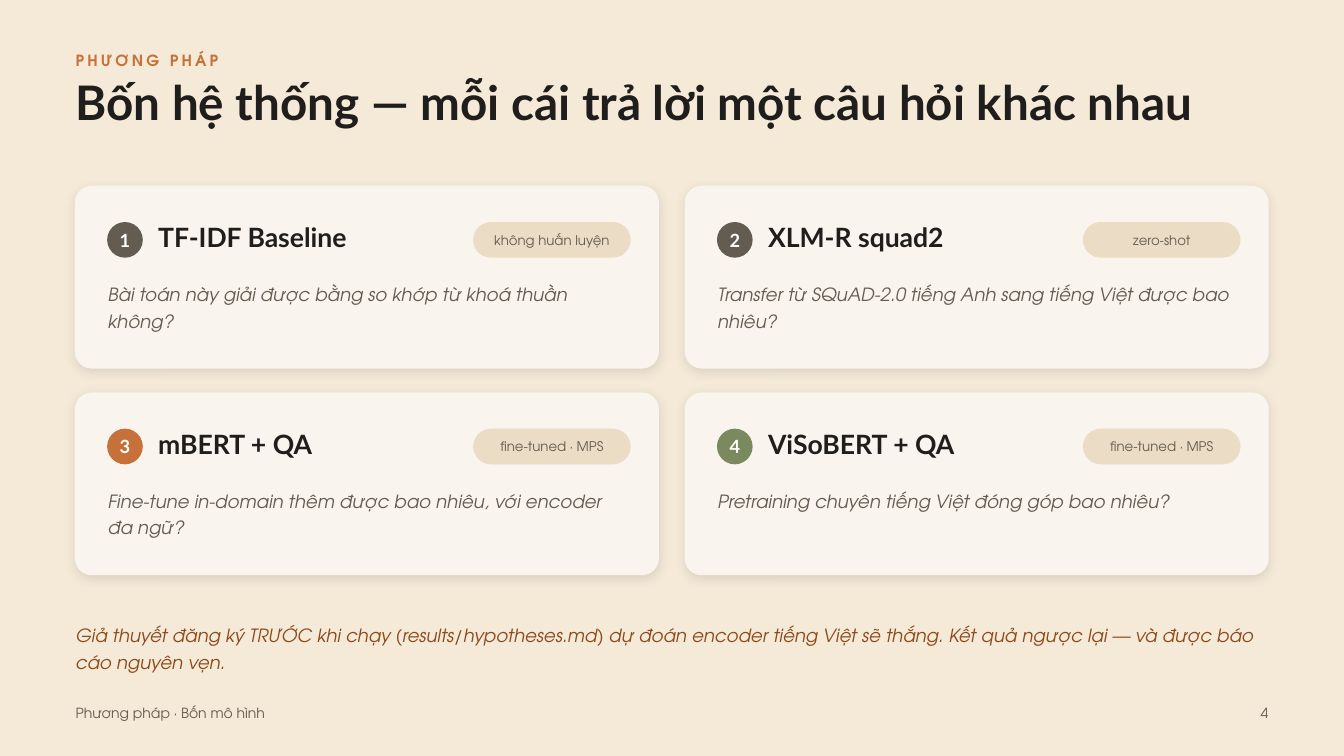
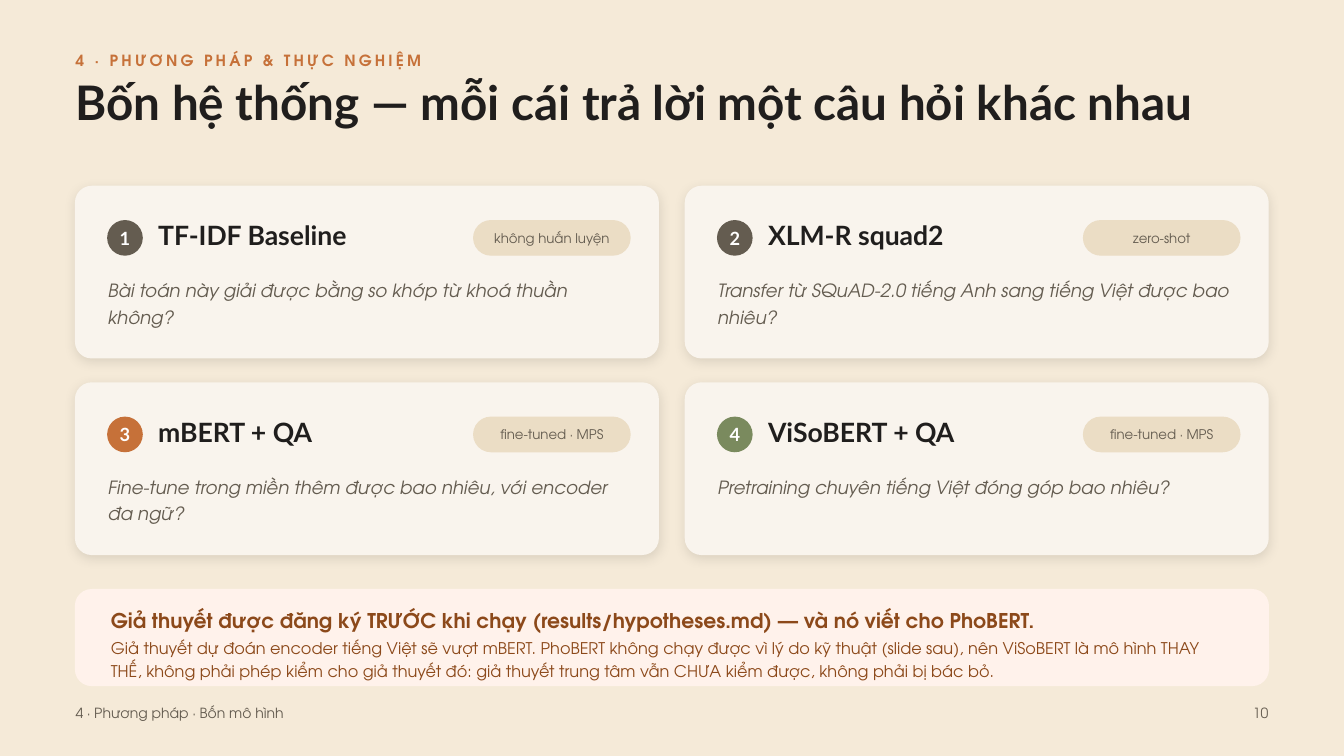
Before and after one commit to minhdang900/uit-vietnamese-mrc, a slide deck: slide 10 of slides/CS116_T11_Slide_BaoCao.pptx (slide 4 before the commit). Drawn at 1344x756 pixels with LibreOffice and Linux fonts; fonts in the diff are those of the drawing. Boxes give left, top, right and bottom in pixels: in the first picture for what was removed or moved away, otherwise in the second. Text is boxed around its words. In the diff, an @@ line names an element or a change of style, - is before the commit and + after.

```diff
--- a/slides/CS116_T11_Slide_BaoCao.pptx
+++ b/slides/CS116_T11_Slide_BaoCao.pptx
@@ text at (76,51,421,70): text changed @@
-PHƯƠNG PHÁP
+4 · PHƯƠNG PHÁP & THỰC NGHIỆM
@@ rounded rectangle: place and size @@
-rounded rectangle at (76,187,658,368)
+rounded rectangle at (76,187,658,358)
@@ rounded rectangle: place and size @@
-rounded rectangle at (686,187,1268,368)
+rounded rectangle at (686,187,1268,358)
@@ text "Bài toán này giải được ...": place and size @@
-text "Bài toán này giải được ..." at (108,284,568,332)
+text "Bài toán này giải được ..." at (108,280,568,328)
@@ text "Transfer từ SQuAD-2.0 tiếng Anh ...": place and size @@
-text "Transfer từ SQuAD-2.0 tiếng Anh ..." at (718,284,1229,328)
+text "Transfer từ SQuAD-2.0 tiếng Anh ..." at (718,280,1229,324)
@@ rounded rectangle: place and size @@
-rounded rectangle at (76,393,658,575)
+rounded rectangle at (76,383,658,555)
@@ proportions changed in 4 elements at (76,187,658,358), (686,187,1268,358), (76,383,658,555), (686,383,1268,555) @@
@@ rounded rectangle: place and size @@
-rounded rectangle at (686,393,1268,575)
+rounded rectangle at (686,383,1268,555)
@@ text "mBERT + QA": place and size @@
-text "mBERT + QA" at (158,434,312,458)
+text "mBERT + QA" at (158,422,312,446)
@@ text "ViSoBERT + QA": place and size @@
-text "ViSoBERT + QA" at (768,434,954,458)
+text "ViSoBERT + QA" at (768,422,954,446)
@@ 4 texts, 2 ellipses, 2 rounded rectangles: place and size @@
-4 texts, 2 ellipses, 2 rounded rectangles at (108,430,1240,464)
+4 texts, 2 ellipses, 2 rounded rectangles at (108,417,1240,452)
@@ text at (108,477,607,524): text changed @@
-Fine-tune in-domain thêm được bao nhiêu, với encoder đa ngữ?
+Fine-tune trong miền thêm được bao nhiêu, với encoder đa ngữ?
@@ text "Pretraining chuyên tiếng Việt đóng ...": place and size @@
-text "Pretraining chuyên tiếng Việt đóng ..." at (718,491,1169,512)
+text "Pretraining chuyên tiếng Việt đóng ..." at (718,477,1169,498)
@@ rounded rectangle added at (76,590,1268,686), fill #FFF2EB, outline #FFF2EB 1 pt @@
@@ text at (111,608,1035,633): text changed; size 13 to 14.5 pt; bold on; italic off @@
-Giả thuyết đăng ký TRƯỚC khi chạy (results/hypotheses.md) dự đoán encoder tiếng Việt sẽ thắng. Kết quả ngược lại — và được báo cáo nguyên vẹn.
+Giả thuyết được đăng ký TRƯỚC khi chạy (results/hypotheses.md) — và nó viết cho PhoBERT.
@@ text added at (111,639,1199,681), 11.5 pt, text #8C491A @@
+Giả thuyết dự đoán encoder tiếng Việt sẽ vượt mBERT. PhoBERT không chạy được vì lý do kỹ thuật (slide sau), nên ViSoBERT là mô hình THAY THẾ, không phải phép kiểm cho giả thuyết đó: giả thuyết trung tâm vẫn CHƯA kiểm được, không phải bị bác bỏ.
@@ text at (76,705,283,721): text changed @@
-Phương pháp · Bốn mô hình
+4 · Phương pháp · Bốn mô hình
@@ text at (1253,707,1268,718): text changed @@
-4
+10
```
Also in this commit, not shown: 12 other slides changed, 8 slides added, 2 slides removed, 4 other files.
